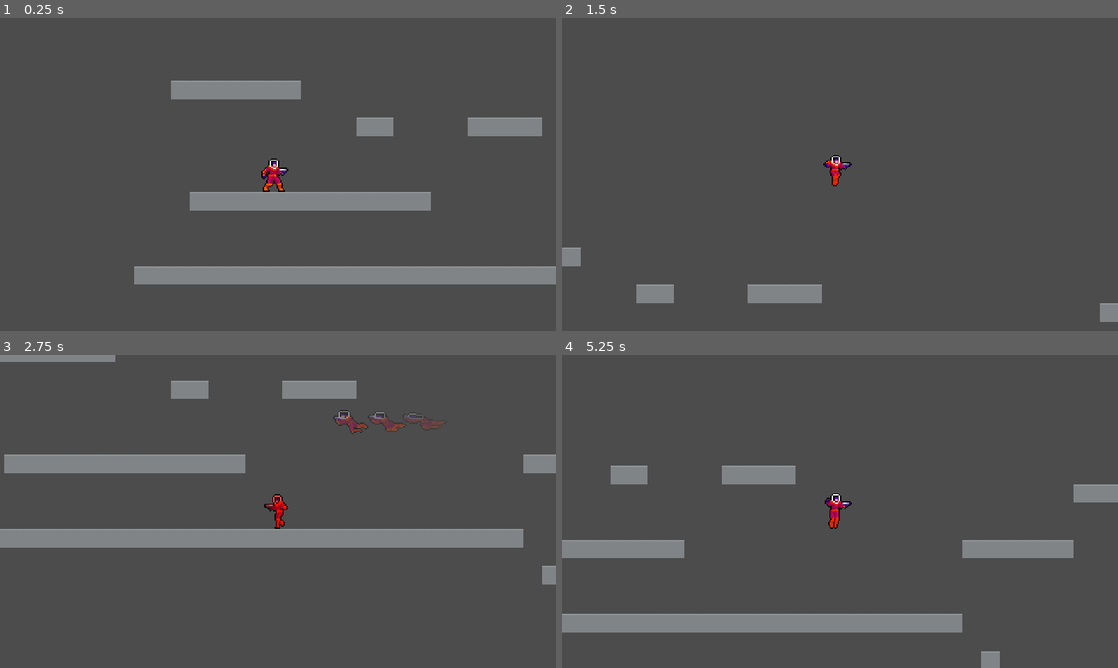
Above: before the commit, frames 1-4 (two rows, left to right).
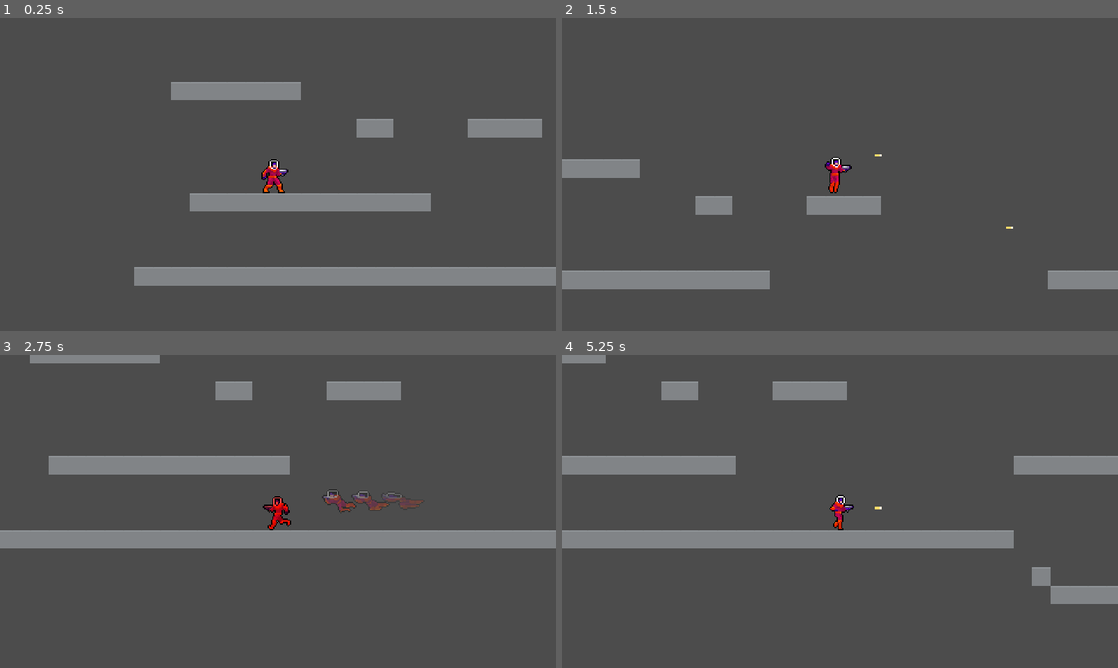
Above: after the commit, the same moments.

Repository: JuroUhlar/red_cascade
Game: Godot game, scene res://scenes/World.tscn
Two runs of this game, one before a commit and one after it. Both use one fixed random seed, a clock stepped at 60 frames per second and the inputs below.
Inputs:
- Up to frame 1 (0.25 s): no input
- Up to frame 2 (1.5 s): tap Enter at 0.5 s; hold D (move_right) from 0.53 s (still down); tap X (dash) at 0.6 s; tap Space (jump) at 0.77, 1.07 s; tap Z (shoot, bound only after the commit) at 0.8, 1.35 s
- Up to frame 3 (2.75 s): tap Space (jump) at 1.52, 1.55, 1.82, 2.1 s; release D (move_right) at 2.03 s; hold A (move_left) from 2.03 s (still down); tap X (dash) at 2.3 s
- Up to frame 4 (5.25 s): release A (move_left) at 2.78 s; hold D (move_right) 2.78-4.28 s; tap X (dash) at 2.85, 4.35 s; tap Space (jump) at 3.02, 3.32, 3.77, 3.8, 4.07, 4.52, 4.82 s; tap Z (shoot, bound only after the commit) at 3.05, 3.6, 5.1 s; hold A (move_left) 4.28-5.03 s; hold D (move_right) from 5.03 s (still down)

The runs differ from the first frame. In frame 1, 1.3% of the frame differs, in the area x 24-100%, y 20-86%; in frame 2, 6.6%; in frame 3, 6.1%; in frame 4, 17%, in the area x 0-100%, y 0-100%.

Commit message:
Basic shooting phase 1

Diff:
--- /dev/null
+++ b/dust.tscn
@@ -0,0 +1,30 @@
+[gd_scene load_steps=4 format=2]
+
+[sub_resource type="Curve" id=1]
+_data = [ Vector2( 0, 1 ), 0.0, 0.0, 0, 0, Vector2( 1, 0 ), 0.0, 0.0, 0, 0 ]
+
+[sub_resource type="CurveTexture" id=2]
+curve = SubResource( 1 )
+
+[sub_resource type="ParticlesMaterial" id=3]
+emission_shape = 2
+emission_box_extents = Vector3( 8, 3, 1 )
+flag_disable_z = true
+flatness = 0.28
+gravity = Vector3( 0, -10, 0 )
+initial_velocity = 10.0
+angular_velocity = 0.0
+orbit_velocity = 0.0
+orbit_velocity_random = 0.0
+angle = 264.8
+scale = 3.0
+scale_random = 0.55
+scale_curve = SubResource( 2 )
+color = Color( 1, 1, 1, 0.490196 )
+
+[node name="dust" type="Particles2D"]
+position = Vector2( 0, 12.02 )
+amount = 30
+lifetime = 0.5
+explosiveness = 1.0
+process_material = SubResource( 3 )
--- a/project.godot
+++ b/project.godot
@@ -93,6 +93,11 @@
 "events": [ Object(InputEventKey,"resource_local_to_scene":false,"resource_name":"","device":0,"alt":false,"shift":false,"control":false,"meta":false,"command":false,"pressed":false,"scancode":88,"unicode":0,"echo":false,"script":null)
  ]
 }
+shoot={
+"deadzone": 0.5,
+"events": [ Object(InputEventKey,"resource_local_to_scene":false,"resource_name":"","device":0,"alt":false,"shift":false,"control":false,"meta":false,"command":false,"pressed":false,"scancode":90,"unicode":0,"echo":false,"script":null)
+ ]
+}
 
 [layer_names]
 
--- a/scenes/Player.tscn
+++ b/scenes/Player.tscn
@@ -1,26 +1,29 @@
-[gd_scene load_steps=27 format=2]
+[gd_scene load_steps=30 format=2]
 
 [ext_resource path="res://scripts/Player.gd" type="Script" id=1]
-[ext_resource path="res://assets/Player/player-trail.png" type="Texture" id=2]
-[ext_resource path="res://assets/Player/player-idle1.png" type="Texture" id=3]
-[ext_resource path="res://assets/Player/player-idle2.png" type="Texture" id=4]
-[ext_resource path="res://assets/Player/player-fall3.png" type="Texture" id=5]
-[ext_resource path="res://assets/Player/player-fall2.png" type="Texture" id=6]
-[ext_resource path="res://assets/Player/player-run1.png" type="Texture" id=7]
-[ext_resource path="res://assets/Player/player-run2.png" type="Texture" id=8]
-[ext_resource path="res://assets/Player/player-run3.png" type="Texture" id=9]
-[ext_resource path="res://assets/Player/player-run4.png" type="Texture" id=10]
-[ext_resource path="res://assets/Player/player-run5.png" type="Texture" id=11]
-[ext_resource path="res://assets/Player/player-run6.png" type="Texture" id=12]
-[ext_resource path="res://assets/Player/player-jump2.png" type="Texture" id=13]
-[ext_resource path="res://assets/Player/player-jump3.png" type="Texture" id=14]
-[ext_resource path="res://assets/Player/player-jump4.png" type="Texture" id=15]
-[ext_resource path="res://assets/Player/player-dash1.png" type="Texture" id=16]
-[ext_resource path="res://assets/Player/player-dash2.png" type="Texture" id=17]
-[ext_resource path="res://assets/Player/player-dash3.png" type="Texture" id=18]
+[ext_resource path="res://scenes/player_bullet.tscn" type="PackedScene" id=2]
+[ext_resource path="res://assets/Player/player-trail.png" type="Texture" id=3]
+[ext_resource path="res://assets/Player/player-idle1.png" type="Texture" id=4]
+[ext_resource path="res://assets/Player/player-idle2.png" type="Texture" id=5]
+[ext_resource path="res://assets/Player/player-fall3.png" type="Texture" id=6]
+[ext_resource path="res://assets/Player/player-fall2.png" type="Texture" id=7]
+[ext_resource path="res://assets/Player/player-jump2.png" type="Texture" id=8]
+[ext_resource path="res://assets/Player/player-jump3.png" type="Texture" id=9]
+[ext_resource path="res://assets/Player/player-jump4.png" type="Texture" id=10]
+[ext_resource path="res://assets/Player/player-dash1.png" type="Texture" id=11]
+[ext_resource path="res://assets/Player/player-dash2.png" type="Texture" id=12]
+[ext_resource path="res://assets/Player/player-dash3.png" type="Texture" id=13]
+[ext_resource path="res://assets/Player/player-run1.png" type="Texture" id=14]
+[ext_resource path="res://assets/Player/player-run2.png" type="Texture" id=15]
+[ext_resource path="res://assets/Player/player-run3.png" type="Texture" id=16]
+[ext_resource path="res://assets/Player/player-run4.png" type="Texture" id=17]
+[ext_resource path="res://assets/Player/player-run5.png" type="Texture" id=18]
+[ext_resource path="res://assets/Player/player-run6.png" type="Texture" id=19]
+[ext_resource path="res://assets/Player/player-shoot1.png" type="Texture" id=20]
+[ext_resource path="res://assets/Player/player-shoot2.png" type="Texture" id=21]
 
 [sub_resource type="RectangleShape2D" id=1]
-extents = Vector2( 9, 15 )
+extents = Vector2( 10.8078, 15 )
 
 [sub_resource type="Gradient" id=2]
 colors = PoolColorArray( 1, 1, 1, 0.717647, 1, 1, 1, 0.270588 )
@@ -47,34 +50,39 @@
 
 [sub_resource type="SpriteFrames" id=8]
 animations = [ {
-"frames": [ ExtResource( 3 ), ExtResource( 4 ) ],
+"frames": [ ExtResource( 4 ), ExtResource( 5 ) ],
 "loop": true,
 "name": "idle",
 "speed": 2.0
 }, {
-"frames": [ ExtResource( 5 ), ExtResource( 6 ) ],
+"frames": [ ExtResource( 6 ), ExtResource( 7 ) ],
 "loop": true,
 "name": "fall",
 "speed": 8.0
 }, {
-"frames": [ ExtResource( 7 ), ExtResource( 8 ), ExtResource( 9 ), ExtResource( 10 ), ExtResource( 11 ), ExtResource( 12 ) ],
+"frames": [ ExtResource( 8 ), ExtResource( 9 ), ExtResource( 10 ) ],
+"loop": true,
+"name": "jump",
+"speed": 8.0
+}, {
+"frames": [ ExtResource( 11 ), ExtResource( 12 ), ExtResource( 13 ) ],
+"loop": false,
+"name": "dash",
+"speed": 30.0
+}, {
+"frames": [ ExtResource( 14 ), ExtResource( 15 ), ExtResource( 16 ), ExtResource( 17 ), ExtResource( 18 ), ExtResource( 19 ) ],
 "loop": true,
 "name": "run",
 "speed": 12.0
 }, {
-"frames": [ ExtResource( 13 ), ExtResource( 14 ), ExtResource( 15 ) ],
-"loop": true,
-"name": "jump",
-"speed": 8.0
-}, {
-"frames": [ ExtResource( 16 ), ExtResource( 17 ), ExtResource( 18 ) ],
+"frames": [ ExtResource( 20 ), ExtResource( 21 ) ],
 "loop": false,
-"name": "dash",
-"speed": 30.0
+"name": "shoot",
+"speed": 20.0
 } ]
 
 [node name="Player" type="KinematicBody2D"]
-position = Vector2( 103, 82 )
+position = Vector2( 103, 84 )
 collision_mask = 8
 script = ExtResource( 1 )
 __meta__ = {
@@ -82,8 +90,10 @@
 }
 speed = Vector2( 200, 550 )
 dash_cooldown_modulation_color = Color( 1, 0.333333, 0.333333, 1 )
+player_bullet = ExtResource( 2 )
 
 [node name="CollisionShape2D" type="CollisionShape2D" parent="."]
+position = Vector2( 0, 1 )
 shape = SubResource( 1 )
 
 [node name="grounded_tolerance_timer" type="Timer" parent="."]
@@ -122,9 +132,12 @@
 autostart = true
 
 [node name="Sprite" type="AnimatedSprite" parent="."]
-position = Vector2( 0, -1 )
 z_index = 1
 frames = SubResource( 8 )
-animation = "idle"
+animation = "shoot"
+
+[node name="gun_muzzle" type="Position2D" parent="."]
+position = Vector2( 12, -3 )
 [connection signal="timeout" from="dash_timer" to="." method="_on_dash_timer_timeout"]
 [connection signal="timeout" from="ghost_timer" to="." method="_on_ghost_timer_timeout"]
+[connection signal="animation_finished" from="Sprite" to="." method="_on_Sprite_animation_finished"]
--- a/scenes/World.tscn
+++ b/scenes/World.tscn
@@ -7,6 +7,7 @@
 
 [node name="Player" parent="." instance=ExtResource( 1 )]
 position = Vector2( 133.633, 133.498 )
+speed = Vector2( 170, 550 )
 
 [node name="Level" parent="." instance=ExtResource( 2 )]
 position = Vector2( 9.46242, 53.686 )
--- /dev/null
+++ b/scenes/player_bullet.tscn
@@ -0,0 +1,19 @@
+[gd_scene load_steps=4 format=2]
+
+[ext_resource path="res://scripts/player_bullet.gd" type="Script" id=1]
+[ext_resource path="res://assets/Projectile/player-projectile.png" type="Texture" id=2]
+
+[sub_resource type="RectangleShape2D" id=1]
+extents = Vector2( 1.54465, 0.478155 )
+
+[node name="player_bullet" type="Area2D"]
+scale = Vector2( 2, 2 )
+script = ExtResource( 1 )
+
+[node name="Sprite" type="Sprite" parent="."]
+position = Vector2( -1.5, -0.525 )
+texture = ExtResource( 2 )
+centered = false
+
+[node name="CollisionShape2D" type="CollisionShape2D" parent="."]
+shape = SubResource( 1 )
--- a/scripts/Player.gd
+++ b/scripts/Player.gd
@@ -6,6 +6,7 @@
 export var dash_speed_multiplier = 3.0
 export var dash_jump_multiplier = 1.0
 export var dash_cooldown_modulation_color = Color(1,1,1,1)
+export (PackedScene) var player_bullet
 
 var can_jump = true
 var grounded_last_frame
@@ -14,6 +15,7 @@
 var dashing_velocity = Vector2.ZERO
 var jumping = false
 var running = false
+var shooting = false
 
 func _physics_process(delta):
 
@@ -29,9 +31,13 @@
 		if Input.is_action_pressed("move_left"):
 			$Sprite.flip_h = true
 			running = true
+			if sign($gun_muzzle.position.x) == 1:
+				$gun_muzzle.position.x *= -1
 		elif Input.is_action_pressed("move_right"):
 			$Sprite.flip_h = false
 			running = true
+			if sign($gun_muzzle.position.x) == -1:
+				$gun_muzzle.position.x *= -1
 		else:
 			running = false
 
@@ -43,8 +49,22 @@
 
 		jumping = can_jump and jumped() and is_grounded()
 
+		if Input.is_action_just_pressed("shoot") and !shooting:
+			shooting = true
+			var projectile = player_bullet.instance()
+			if sign($gun_muzzle.position.x) == 1:
+				projectile.set_projectile_direction(1)
+			else:
+				projectile.set_projectile_direction(-1)
+			get_parent().add_child(projectile)
+			projectile.position = $gun_muzzle.global_position
+			shooting = true
+
+
 		# Sprite management based on state
-		if dashing && Input.is_action_pressed("move_up"):
+		if shooting:
+			$Sprite.play("shoot")
+		elif dashing && Input.is_action_pressed("move_up"):
 			$Sprite.play("jump")
 		elif dashing:
 			$Sprite.play("dash")
@@ -127,3 +147,7 @@
 		this_ghost.position = position
 		this_ghost.texture = $Sprite.frames.get_frame($Sprite.animation, $Sprite.frame)
 		this_ghost.flip_h = $Sprite.flip_h
+
+
+func _on_Sprite_animation_finished():
+	shooting = false
--- /dev/null
+++ b/scripts/player_bullet.gd
@@ -0,0 +1,15 @@
+extends Area2D
+
+export var speed = 350
+var velocity = Vector2()
+var direction = 1
+
+#THIS IS THE NORMAL DAGGER
+func set_projectile_direction(dir):
+	direction = dir
+	if dir == -1:
+		$Sprite.flip_h = true
+
+func _physics_process(delta):
+	velocity.x = speed * delta * direction
+	translate(velocity)
Not shown: 1 places in scenes/Player.tscn that only renumber resources
